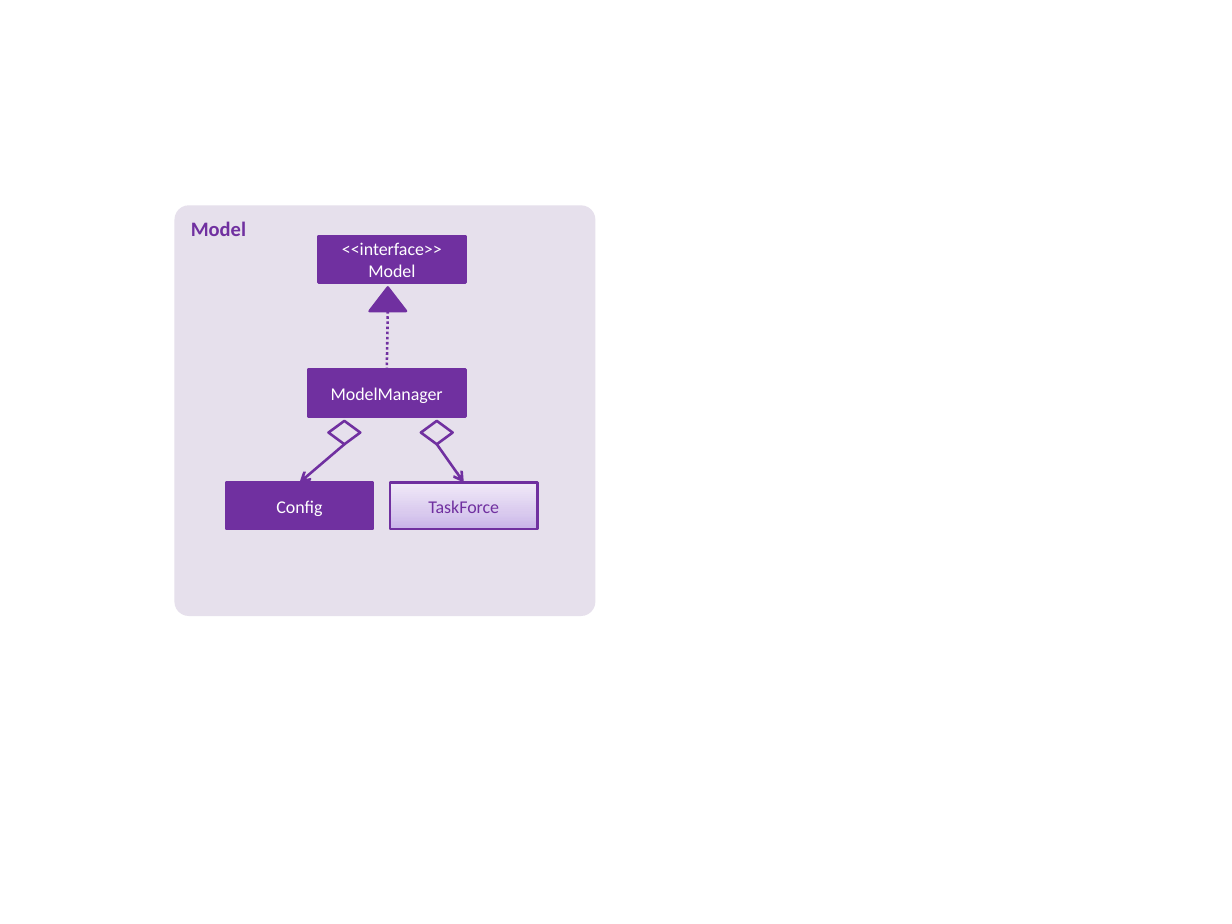
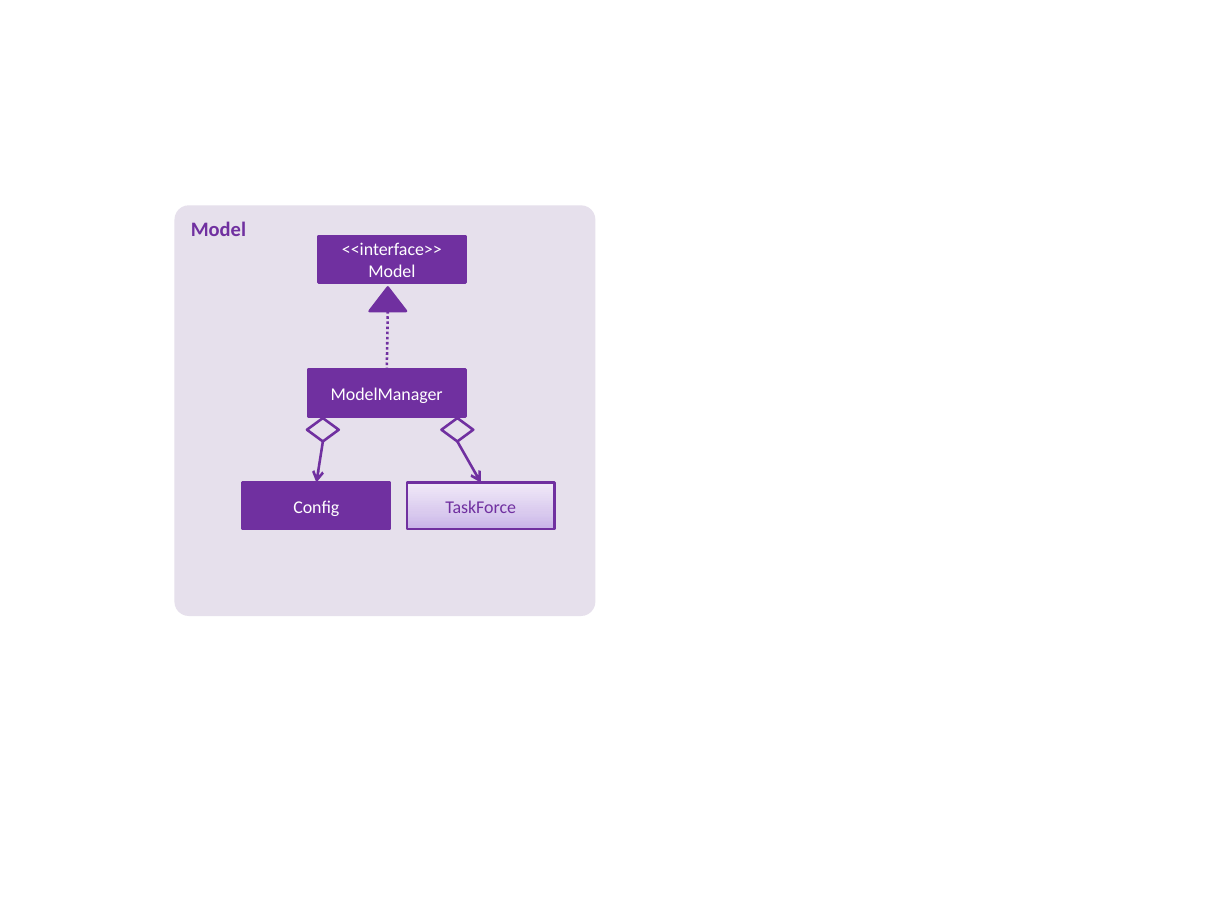
Before and after one commit to tanboonjoon/main, a slide deck: slide 12 of docs/diagrams/Diagrams.pptx. Drawn at 1232x924 pixels with LibreOffice and Linux fonts; fonts in the diff are those of the drawing. Boxes give left, top, right and bottom in pixels: in the first picture for what was removed or moved away, otherwise in the second. Text is boxed around its words. In the diff, an @@ line names an element or a change of style, - is before the commit and + after.

```diff
--- a/docs/diagrams/Diagrams.pptx
+++ b/docs/diagrams/Diagrams.pptx
@@ diamond: place and size @@
-diamond at [329, 421, 361, 445]
+diamond at [307, 418, 339, 441]
@@ diamond: place and size @@
-diamond at [421, 421, 453, 445]
+diamond at [441, 418, 473, 441]
@@ arrow moved from (345, 445) - (299, 483) to (323, 441) - (317, 483) @@
@@ arrow moved from (437, 445) - (463, 483) to (457, 441) - (480, 483) @@
@@ rectangle "Config": place and size @@
-rectangle "Config" at [225, 483, 373, 530]
+rectangle "Config" at [243, 483, 391, 530]
@@ rectangle "TaskForce": place and size @@
-rectangle "TaskForce" at [391, 483, 538, 530]
+rectangle "TaskForce" at [407, 483, 554, 530]
```
Also in this commit, not shown: 1 other file.
